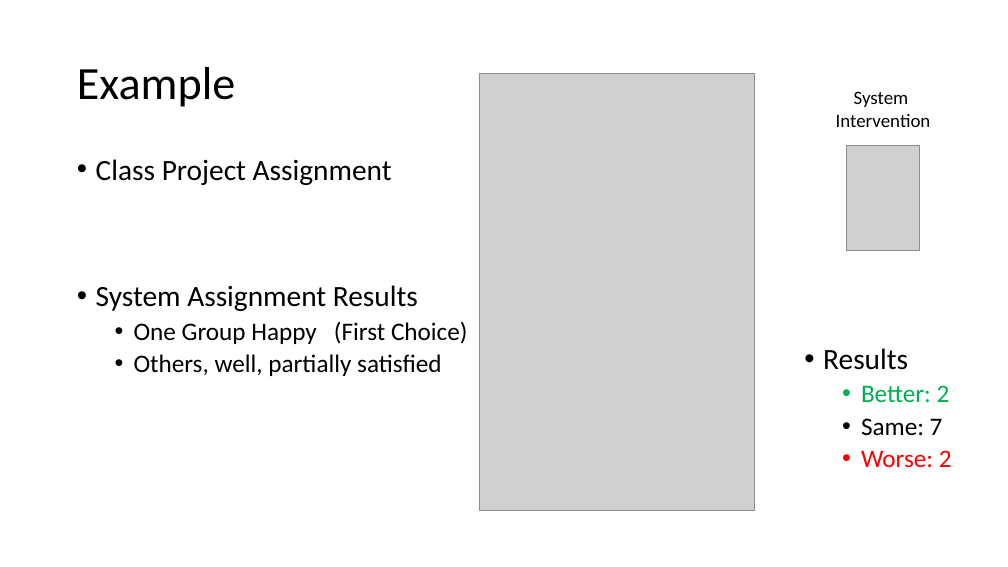
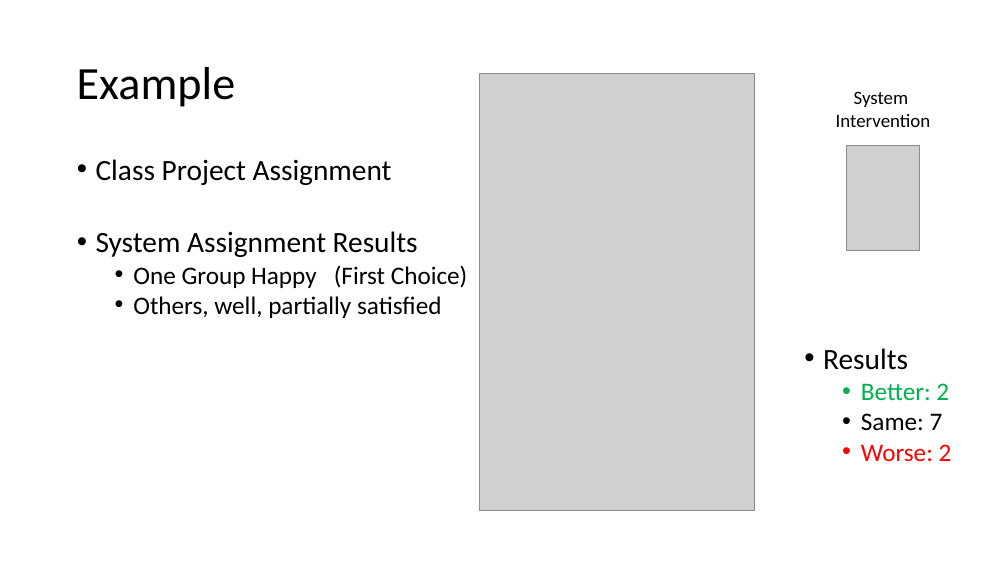
Before and after one commit to sirmarcis/CSP-Final-Project, a slide deck: slide 2 of CSP4.pptx. Drawn at 1008x567 pixels with LibreOffice and Linux fonts; fonts in the diff are those of the drawing; grey boxes stand for pictures. Boxes give left, top, right and bottom in pixels: in the first picture for what was removed or moved away, otherwise in the second. Text is boxed around its words. In the diff, an @@ line names an element or a change of style, - is before the commit and + after.

```diff
--- a/CSP4.pptx
+++ b/CSP4.pptx
@@ text "Class Project Assignment" at box(96, 159, 468, 318): less space between paragraphs; line spacing 0.9 to 1 @@
@@ text "Results" at box(823, 348, 952, 462): less space between paragraphs; line spacing 0.9 to 1 @@
```
Also in this commit, not shown: 9 other slides changed, 5 slides added, 1 slide removed.
